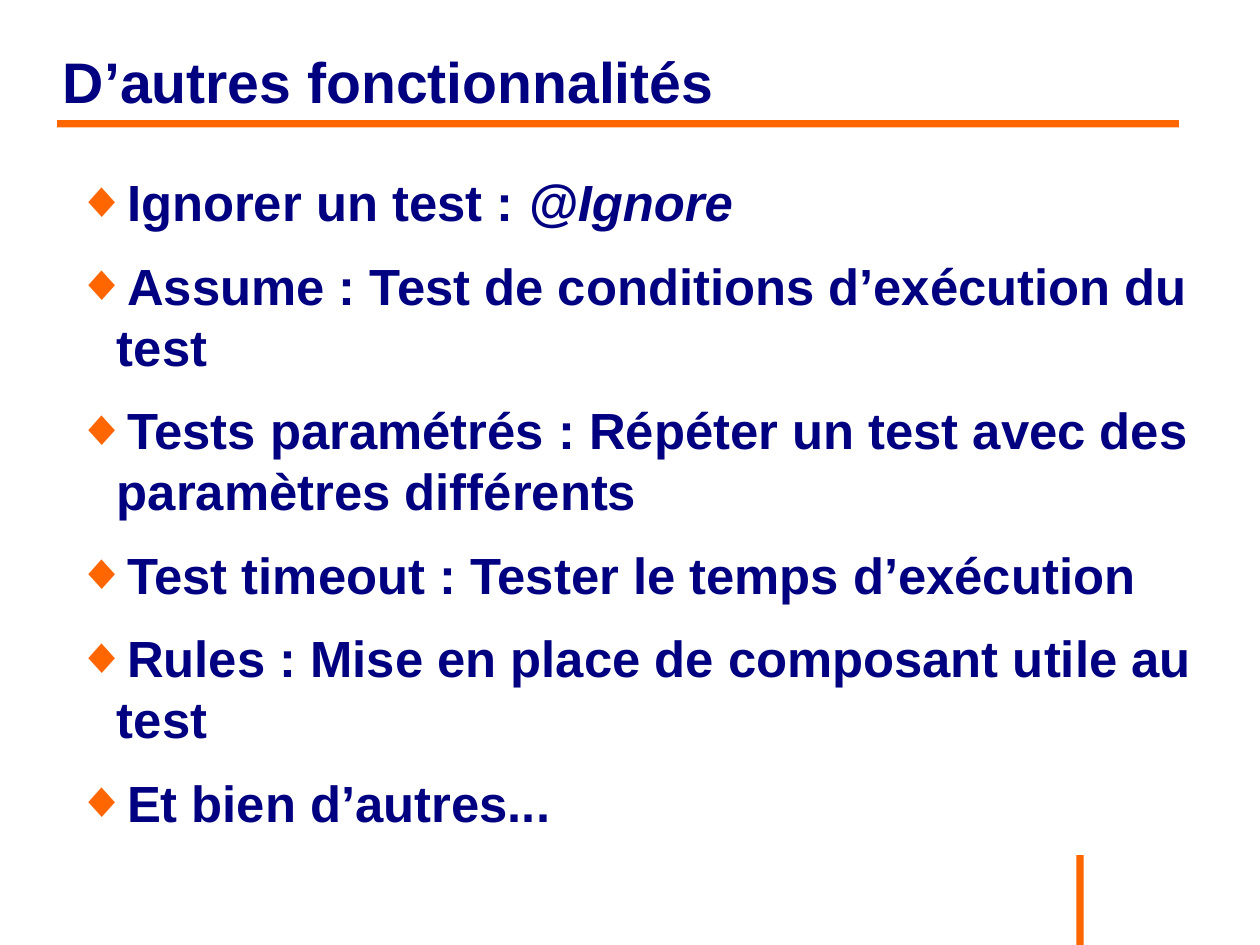
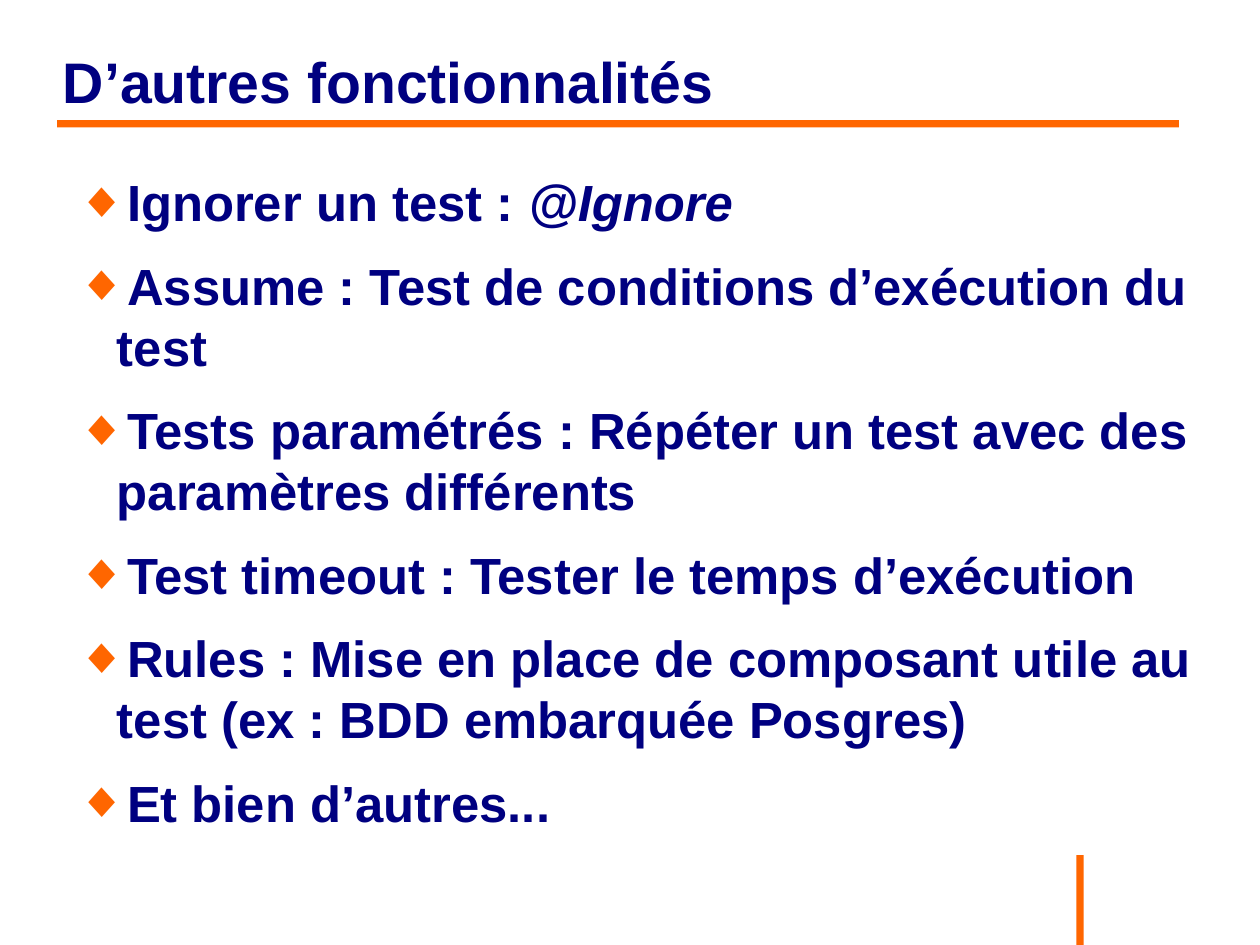
Before and after one commit to philphils/tests-unitaires-et-moins-unitaires, a slide deck: slide 30 of tests-unitaires-cours/nouveauDiapo/diapo_tests_unitaires.odp. Drawn at 1260x945 pixels with LibreOffice and Linux fonts; fonts in the diff are those of the drawing; background and template pictures are left out. Boxes give left, top, right and bottom in pixels: in the first picture for what was removed or moved away, otherwise in the second. Text is boxed around its words. In the diff, an @@ line names an element or a change of style, - is before the commit and + after.

```diff
--- a/tests-unitaires-cours/nouveauDiapo/diapo_tests_unitaires.odp
+++ b/tests-unitaires-cours/nouveauDiapo/diapo_tests_unitaires.odp
@@ text at box(117, 640, 1190, 749): text changed @@
-◆ Rules : Mise en place de composant utile au test
+◆ Rules : Mise en place de composant utile au test (ex : BDD embarquée Posgres)
```
Also in this commit, not shown: 7 other slides changed.
